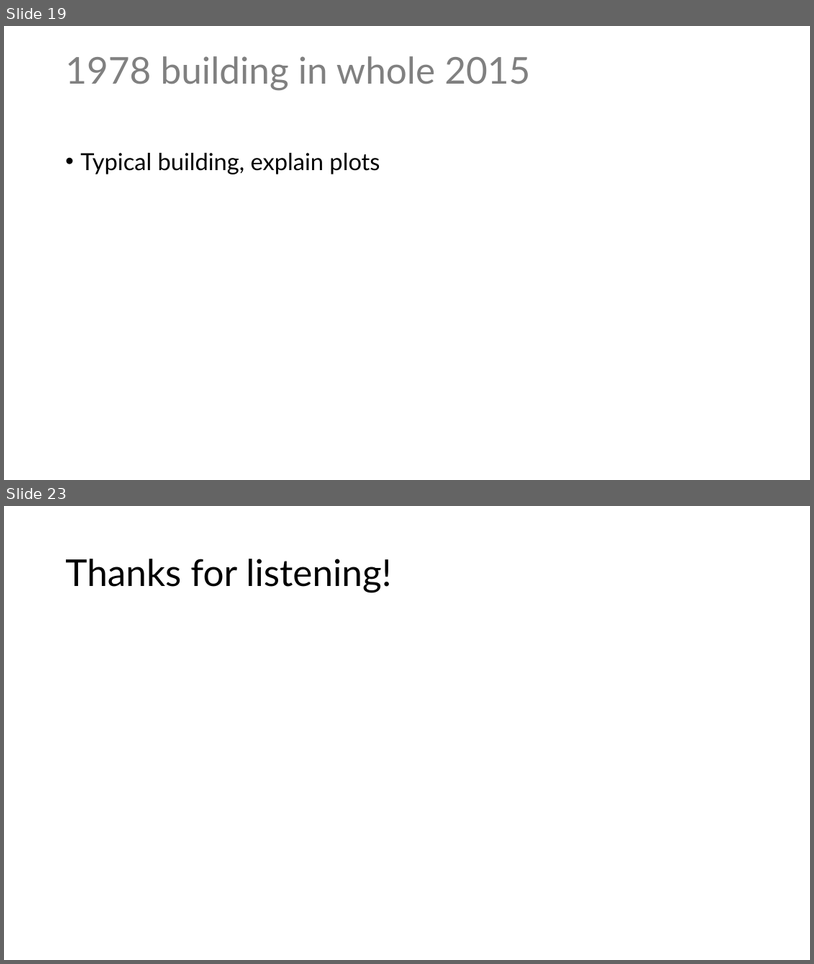
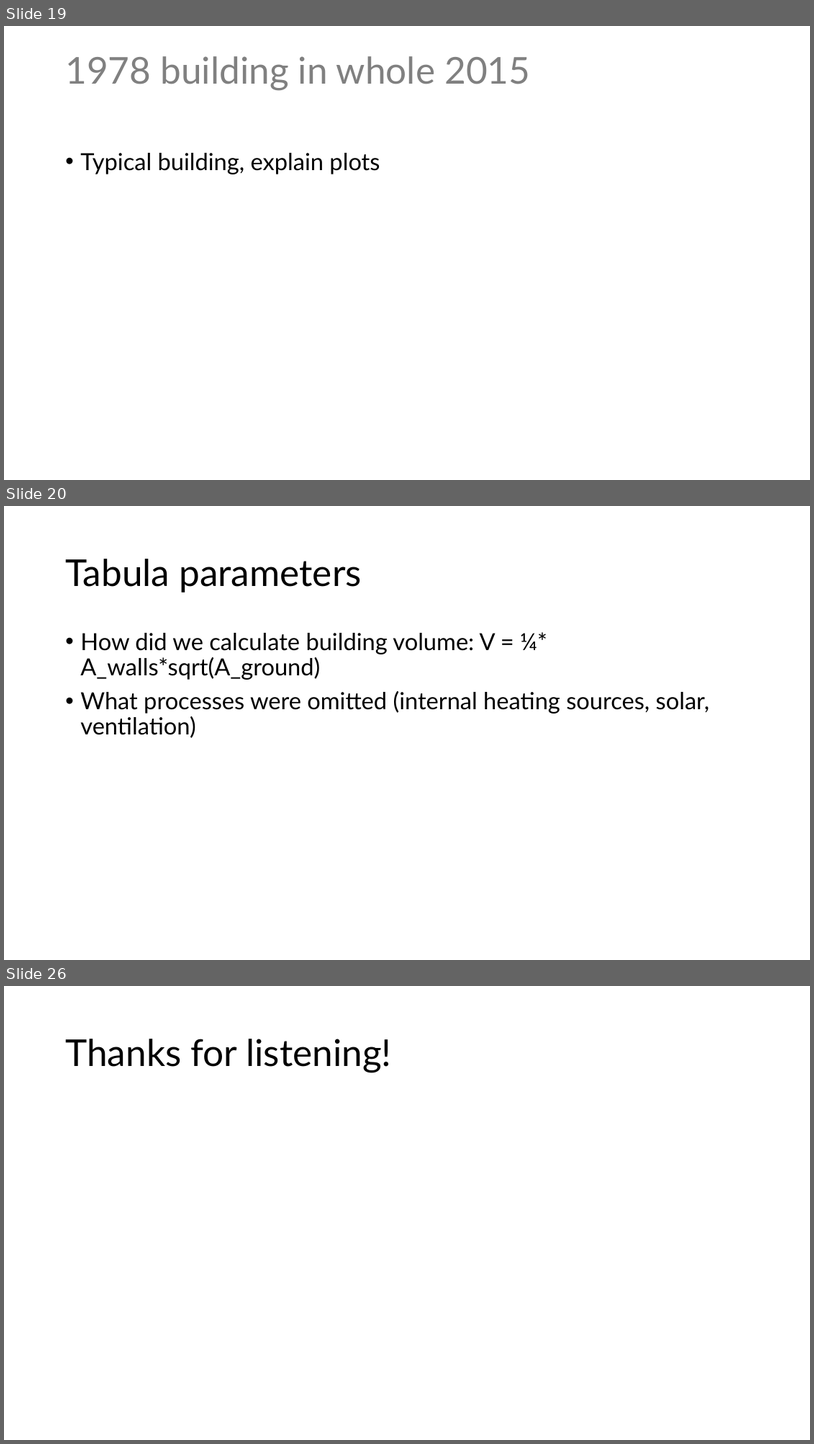
Before and after one commit to eyjomoin/Modeling-buildings-and-their-heating-systems, a slide deck: presentation/heat.pptx. Shown one above the other, each under a label of ours: slides 19 and 23 before the commit, slides 19, 20 and 26 after it; the slides between them are not shown. The pictures are 814x964 and 814x1444 pixels, drawn with LibreOffice and Linux fonts; fonts in the diff are those of the drawing. Boxes give left, top, right and bottom in pixels: in the first picture for what was removed or moved away, otherwise in the second. Text is boxed around its words. In the diff, an @@ line names an element or a change of style, - is before the commit and + after.

```diff
--- a/presentation/heat.pptx
+++ b/presentation/heat.pptx
@@ slide 20 added at [4, 506, 810, 960], background #FFFFFF @@
@@ title added at [65, 559, 361, 592], 44 pt, text #000000 @@
+Tabula parameters
@@ text added at [80, 632, 710, 738], 28 pt, text #000000 @@
+• How did we calculate building volume: V = ¼* A_walls*sqrt(A_ground)
+• What processes were omitted (internal heating sources, solar, ventilation)
@@ what was slide 23 is now slide 26 @@
```
Also in this commit, not shown: 2 slides changed, 3 other slides added, 1 slide removed, 9 other files.
